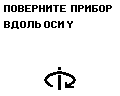
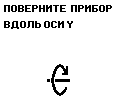
Comparing the layer stacks of the two 120px x 96px images. Changes:
painted on "Яркость прицела" over bbox(44, 64, 76, 96)
